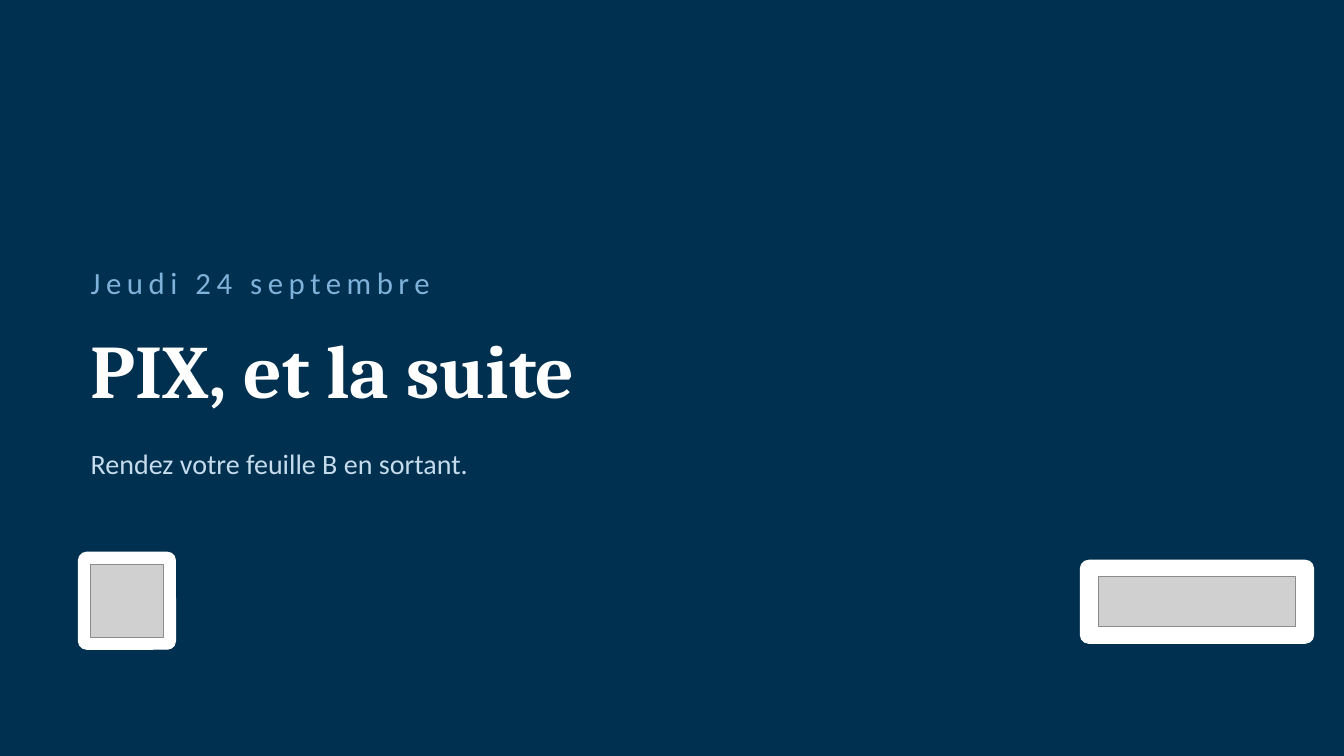
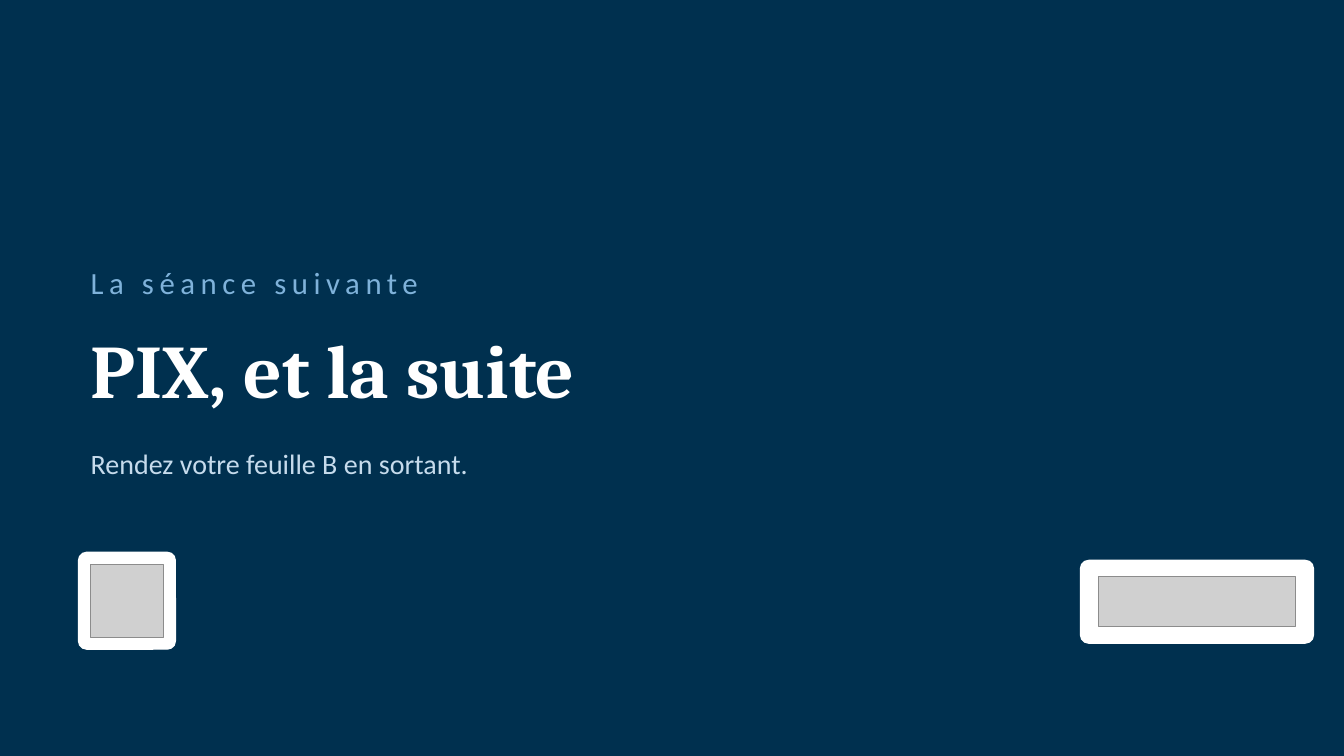
Before and after one commit to lyceefrancaisdetananarive/technologie, a slide deck: slide 12 of 3eme/p1/seance1-diaporama.pptx. Drawn at 1344x756 pixels with LibreOffice and Linux fonts; fonts in the diff are those of the drawing; grey boxes stand for pictures. Boxes give left, top, right and bottom in pixels: in the first picture for what was removed or moved away, otherwise in the second. Text is boxed around its words. In the diff, an @@ line names an element or a change of style, - is before the commit and + after.

```diff
--- a/3eme/p1/seance1-diaporama.pptx
+++ b/3eme/p1/seance1-diaporama.pptx
@@ text at (x1=91, y1=273, x2=417, y2=294): text changed @@
-Jeudi 24 septembre
+La séance suivante
```
Also in this commit, not shown: 11 other slides changed, 5 other files.
